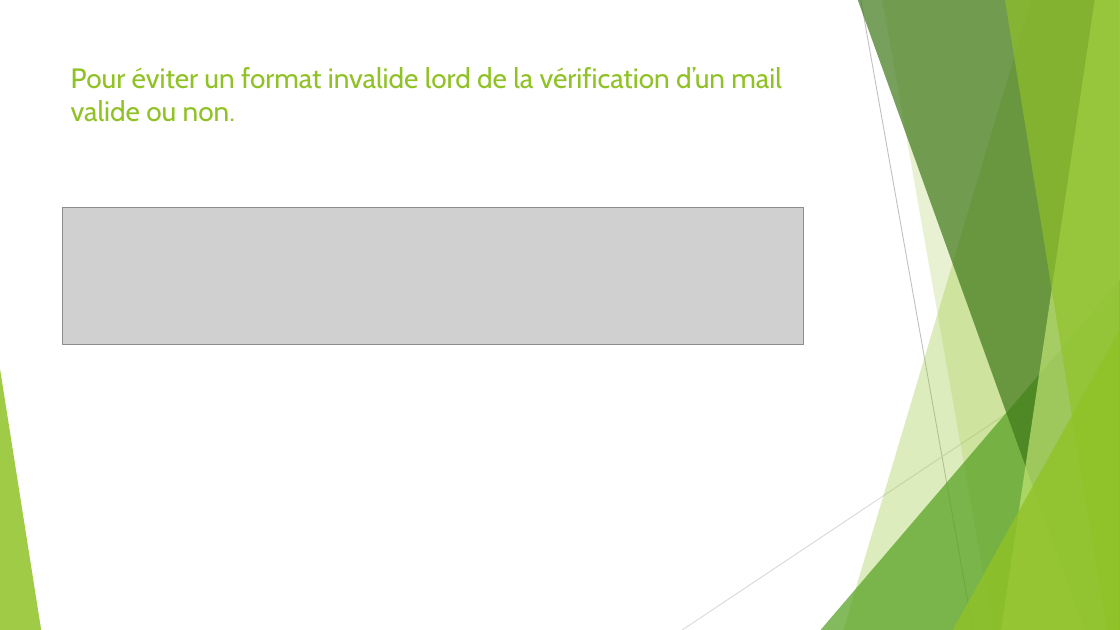
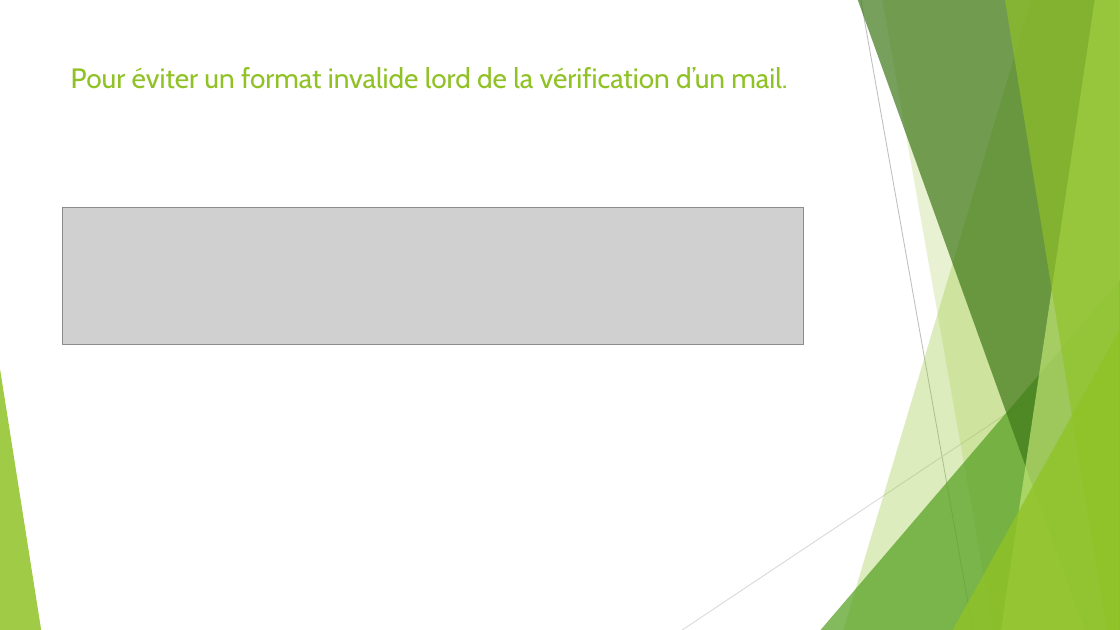
Before and after one commit to Kevin200122/DWWM, a slide deck: slide 18 of DossierProjetStage/DossierProjetBonus.odp (slide 17 before the commit). Drawn at 1120x630 pixels with LibreOffice and Linux fonts; fonts in the diff are those of the drawing; grey boxes stand for pictures. Boxes give left, top, right and bottom in pixels: in the first picture for what was removed or moved away, otherwise in the second. Text is boxed around its words. In the diff, an @@ line names an element or a change of style, - is before the commit and + after.

```diff
--- a/DossierProjetStage/DossierProjetBonus.odp
+++ b/DossierProjetStage/DossierProjetBonus.odp
@@ title at [71,67,787,89]: text changed @@
-Pour éviter un format invalide lord de la vérification d’un mail valide ou non.
+Pour éviter un format invalide lord de la vérification d’un mail.
```
Also in this commit, not shown: 3 other slides changed, 6 slides added, 3 slides removed, 6 other files.
